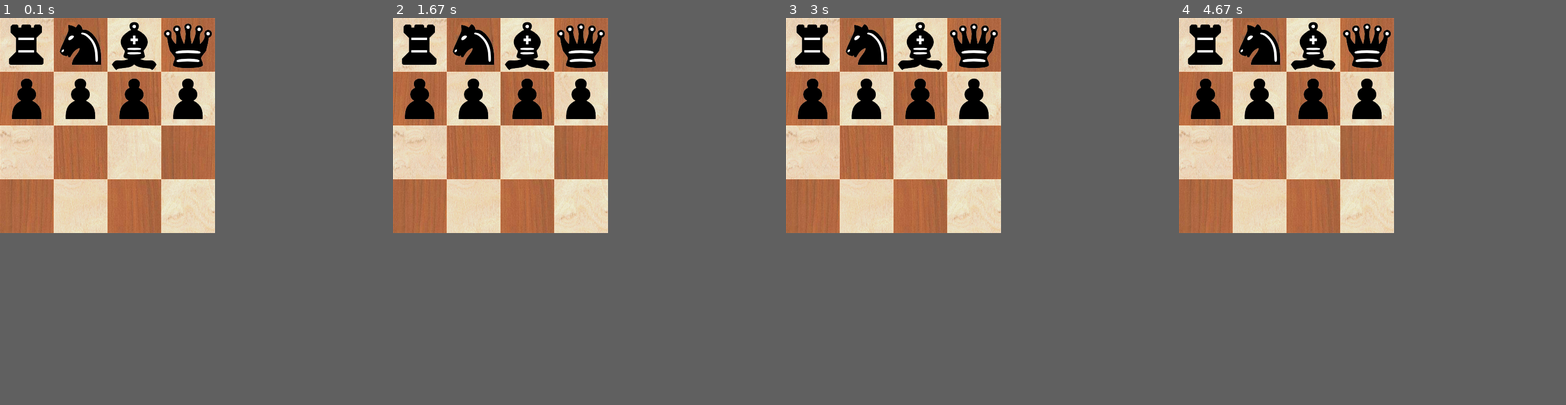
Above: before the commit, frames 1-4 (left to right).
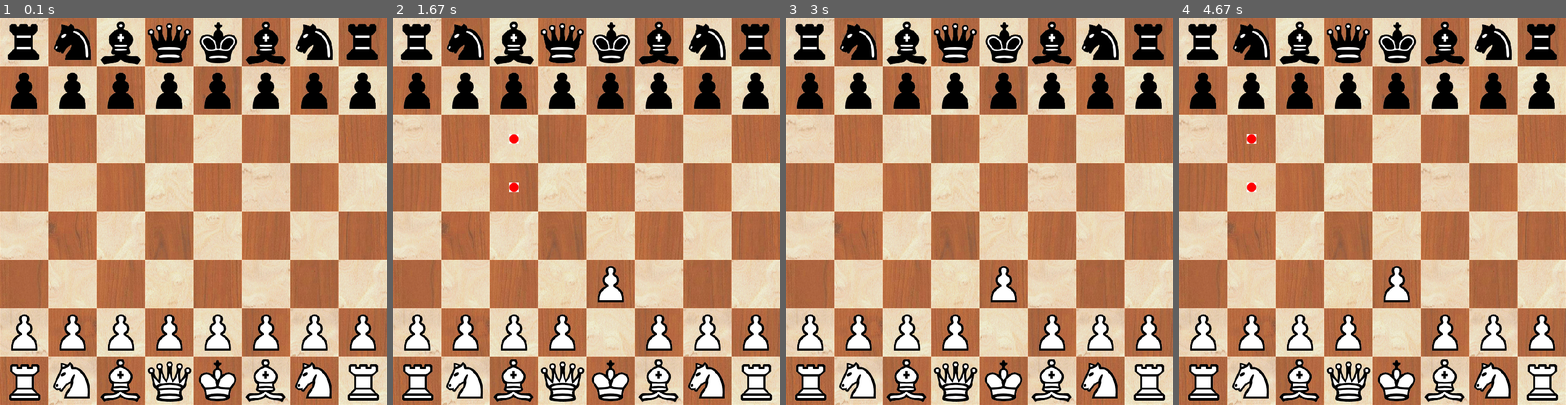
Above: after the commit, the same moments.

Repository: ravi-n4s/chess-pygame
Game: pygame game, started from main.py
Two runs of this game, one before a commit and one after it. Both use one fixed random seed, a clock stepped at 60 frames per second and the inputs below.
Inputs (mouse positions are in pixels of both pictures, inside the frame that each line leads up to):
- Up to frame 1 (0.1 s): no input
- Up to frame 2 (1.67 s): press the mouse at (706, 41) at 0.37 s; move the mouse to (652, 184) at 0.47 s; release the mouse at (598, 327) at 0.6 s; press the mouse at (466, 41) at 0.7 s; move the mouse to (540, 168) at 0.8 s; release the mouse at (617, 292) at 0.93 s; click (524, 64) at 1.05 s; click (524, 83) at 1.38 s
- Up to frame 3 (3 s): click (1080, 64) at 1.72 s; press the mouse at (1080, 64) at 2.03 s; move the mouse to (971, 72) at 2.13 s; release the mouse at (863, 83) at 2.27 s; press the mouse at (809, 41) at 2.37 s; move the mouse to (948, 196) at 2.47 s; release the mouse at (1087, 350) at 2.6 s; click (809, 41) at 2.72 s
- Up to frame 4 (4.67 s): press the mouse at (1202, 41) at 3.03 s; move the mouse to (1306, 72) at 3.13 s; release the mouse at (1407, 103) at 3.27 s; press the mouse at (1202, 41) at 3.37 s; move the mouse to (1237, 145) at 3.47 s; release the mouse at (1271, 250) at 3.6 s; click (1248, 79) at 3.72 s; press the mouse at (1202, 41) at 4.03 s; move the mouse to (1256, 188) at 4.13 s; release the mouse at (1306, 335) at 4.27 s; press the mouse at (1202, 41) at 4.37 s; move the mouse to (1225, 72) at 4.47 s; release the mouse at (1252, 103) at 4.6 s
The window is 400x400 before the commit and 720x720 after it. Grey fills any space a smaller window leaves; there, only what the larger window draws over its background counts as a difference.

The runs differ from the first frame. In frame 1, 79% of the frame differs, in the area x 0-100%, y 0-100%; in frame 2, 80%; in frame 3, 79%; in frame 4, 80%.

Commit message:
soldier, killing  ,game end features working

Diff:
--- a/Camel.py
+++ b/Camel.py
@@ -1,14 +1,25 @@
 import pygame
 
+
 class Camel(pygame.sprite.Sprite):
-    def __init__(self, color, init_pos=None):
+    def __init__(self, color, size, init_pos=None):
         super(Camel, self).__init__()
         self.color = color
-        self.surf = pygame.Surface((100,100), pygame.SRCALPHA)
-        self.surf.blit(pygame.image.load(f"assets/{self.color}_camel.png"),(0,0))
+        self.size = size
+        self.surf = pygame.Surface((size, size), pygame.SRCALPHA)
+        img = pygame.image.load(f"assets/{self.color}_camel.png")
+        img = pygame.transform.scale(img, (size, size))
+        self.surf.blit(img, (0, 0))
         self.rect = self.surf.get_rect()
         if (init_pos is not None):
             self.rect.x, self.rect.y = init_pos
 
+    def get_pos(self):
+        return (self.rect.y//self.size, self.rect.x//self.size)
+
     def move_to(self, pos):
-        self.rect.x, self.rect.y = pos
+        self.rect.x, self.rect.y = pos[1]*self.size, pos[0]*self.size
+
+    def get_possible_moves(self, board):
+        x, y = self.get_pos()
+        return []
--- a/Elephant.py
+++ b/Elephant.py
@@ -1,14 +1,25 @@
 import pygame
 
+
 class Elephant(pygame.sprite.Sprite):
-    def __init__(self, color,init_pos=None):
+    def __init__(self, color, size, init_pos=None):
         super(Elephant, self).__init__()
         self.color = color
-        self.surf = pygame.Surface((100,100), pygame.SRCALPHA)
-        self.surf.blit(pygame.image.load(f"assets/{self.color}_elephant.png"),(0,0))
+        self.size = size
+        self.surf = pygame.Surface((size, size), pygame.SRCALPHA)
+        img = pygame.image.load(f"assets/{self.color}_elephant.png")
+        img = pygame.transform.scale(img, (size, size))
+        self.surf.blit(img, (0, 0))
         self.rect = self.surf.get_rect()
         if (init_pos is not None):
             self.rect.x, self.rect.y = init_pos
 
+    def get_pos(self):
+        return (self.rect.y//self.size, self.rect.x//self.size)
+
     def move_to(self, pos):
-        self.rect.x, self.rect.y = pos
+        self.rect.x, self.rect.y = pos[1]*self.size, pos[0]*self.size
+
+    def get_possible_moves(self, board):
+        x, y = self.get_pos()
+        return []
--- a/Horse.py
+++ b/Horse.py
@@ -1,14 +1,25 @@
 import pygame
 
+
 class Horse(pygame.sprite.Sprite):
-    def __init__(self, color, init_pos=None):
+    def __init__(self, color, size, init_pos=None):
         super(Horse, self).__init__()
         self.color = color
-        self.surf = pygame.Surface((100,100), pygame.SRCALPHA)
-        self.surf.blit(pygame.image.load(f"assets/{self.color}_horse.png"),(0,0))
+        self.size = size
+        self.surf = pygame.Surface((size, size), pygame.SRCALPHA)
+        img = pygame.image.load(f"assets/{self.color}_horse.png")
+        img = pygame.transform.scale(img, (size, size))
+        self.surf.blit(img, (0, 0))
         self.rect = self.surf.get_rect()
         if (init_pos is not None):
             self.rect.x, self.rect.y = init_pos
 
+    def get_pos(self):
+        return (self.rect.y//self.size, self.rect.x//self.size)
+
     def move_to(self, pos):
-        self.rect.x, self.rect.y = pos
+        self.rect.x, self.rect.y = pos[1]*self.size, pos[0]*self.size
+
+    def get_possible_moves(self, board):
+        x, y = self.get_pos()
+        return []
--- a/King.py
+++ b/King.py
@@ -1,13 +1,25 @@
 import pygame
 
+
 class King(pygame.sprite.Sprite):
-    def __init__(self, color):
+    def __init__(self, color, size):
         super(King, self).__init__()
         self.color = color
-        self.surf = pygame.Surface((100,100), pygame.SRCALPHA)
-        self.surf.blit(pygame.image.load(f"assets/{self.color}_king.png"),(0,0))
+        self.size = size
+        self.surf = pygame.Surface((size, size), pygame.SRCALPHA)
+        img = pygame.image.load(f"assets/{self.color}_king.png")
+        img = pygame.transform.scale(img, (size, size))
+        self.surf.blit(img, (0, 0))
         self.rect = self.surf.get_rect()
-        self.rect.x, self.rect.y = ((400,700) if self.color == "white" else (400,0)) #inital position
+        self.rect.x, self.rect.y = (
+            (4*size, 7*size) if self.color == "white" else (4*size, 0))  # inital position
+
+    def get_pos(self):
+        return (self.rect.y//self.size, self.rect.x//self.size)
 
     def move_to(self, pos):
-        self.rect.x, self.rect.y = pos
+        self.rect.x, self.rect.y = pos[1]*self.size, pos[0]*self.size
+
+    def get_possible_moves(self, board):
+        x, y = self.get_pos()
+        return []
--- /dev/null
+++ b/Move.py
@@ -0,0 +1,16 @@
+import pygame
+
+class Move(pygame.sprite.Sprite):
+    def __init__(self, size, init_pos=None):
+        super(Move, self).__init__()
+        self.size = size
+        self.surf = pygame.Surface((size,size), pygame.SRCALPHA)
+        img = pygame.image.load(f"assets/move.png")
+        img = pygame.transform.scale(img, (size, size))
+        self.surf.blit(img, (0, 0))
+        self.rect = self.surf.get_rect()
+        if (init_pos is not None):
+            self.rect.x, self.rect.y = init_pos
+
+    def get_pos(self):
+        return (self.rect.y//self.size, self.rect.x//self.size)
--- a/Queen.py
+++ b/Queen.py
@@ -1,13 +1,25 @@
 import pygame
 
+
 class Queen(pygame.sprite.Sprite):
-    def __init__(self, color):
+    def __init__(self, color, size):
         super(Queen, self).__init__()
         self.color = color
-        self.surf = pygame.Surface((100,100), pygame.SRCALPHA)
-        self.surf.blit(pygame.image.load(f"assets/{self.color}_queen.png"),(0,0))
+        self.size = size
+        self.surf = pygame.Surface((size, size), pygame.SRCALPHA)
+        img = pygame.image.load(f"assets/{self.color}_queen.png")
+        img = pygame.transform.scale(img, (size, size))
+        self.surf.blit(img, (0, 0))
         self.rect = self.surf.get_rect()
-        self.rect.x, self.rect.y = ((300,700) if self.color == "white" else (300,0)) #inital position
+        self.rect.x, self.rect.y = (
+            (3*size, 7*size) if self.color == "white" else (3*size, 0))  # inital position
+
+    def get_pos(self):
+        return (self.rect.y//self.size, self.rect.x//self.size)
 
     def move_to(self, pos):
-        self.rect.x, self.rect.y = pos
+        self.rect.x, self.rect.y = pos[1]*self.size, pos[0]*self.size
+
+    def get_possible_moves(self, board):
+        x, y = self.get_pos()
+        return []
--- a/Soldier.py
+++ b/Soldier.py
@@ -1,18 +1,46 @@
 import pygame
-import random
+from Elephant import Elephant
+
 
 class Soldier(pygame.sprite.Sprite):
-    def __init__(self, color, init_pos=None):
+    def __init__(self, color, size, init_pos=None):
         super(Soldier, self).__init__()
         self.color = color
-        self.surf = pygame.Surface((100,100), pygame.SRCALPHA)
-        self.surf.blit(pygame.image.load(f"assets/{self.color}_soldier.png"),(0,0))
+        self.size = size
+        self.surf = pygame.Surface((100, 100), pygame.SRCALPHA)
+        img = pygame.image.load(f"assets/{self.color}_soldier.png")
+        img = pygame.transform.scale(img, (size, size))
+        self.surf.blit(img, (0, 0))
         self.rect = self.surf.get_rect()
         if (init_pos is not None):
             self.rect.x, self.rect.y = init_pos
 
+    def get_pos(self):
+        return (self.rect.y//self.size, self.rect.x//self.size)
+
     def move_to(self, pos):
-        self.rect.x, self.rect.y = pos
+        self.rect.x, self.rect.y = pos[1]*self.size, pos[0]*self.size
 
-    def get_possible_moves(self):
-        return [( random.randrange(2,5), random.randrange(0,7) )]
+    def get_possible_moves(self, board):
+        x, y = self.get_pos()
+        moves = []
+        if self.color == "black":
+            if board[x+1][y] == 0:
+                moves.append((x+1, y))
+                if x == 1 and board[3][y] == 0:
+                    moves.append((3, y))
+            if y != 0 and board[x+1][y-1] != 0 and (board[x+1][y-1]).color != self.color:
+                moves.append((x+1, y-1))
+            if y != 7 and board[x+1][y+1] != 0 and (board[x+1][y+1]).color != self.color:
+                moves.append((x+1, y+1))
+        else:
+            if board[x-1][y] == 0:
+                moves.append((x-1, y))
+                if x == 6 and board[4][y] == 0:
+                    moves.append((4, y))
+            if y != 0 and board[x-1][y-1] != 0 and (board[x-1][y-1]).color != self.color:
+                moves.append((x-1, y-1))
+            if y != 7 and board[x-1][y+1] != 0 and (board[x-1][y+1]).color != self.color:
+                moves.append((x-1, y+1))
+        print(moves)
+        return moves
--- a/main.py
+++ b/main.py
@@ -6,27 +6,38 @@
 from Camel import Camel
 from Horse import Horse
 from Soldier import Soldier
+from Move import Move
 
 pygame.init()
+SCREEN_SIZE = 720
+ICON_SIZE = SCREEN_SIZE//8
 
-screen = pygame.display.set_mode([400,400])
+screen = pygame.display.set_mode([SCREEN_SIZE, SCREEN_SIZE])
 running = True
-bg_img = pygame.image.load("assets/board.png")
-move_indicator = pygame.image.load("assets/move.png")
+bg_img = pygame.transform.scale(pygame.image.load(
+    "assets/board.png"), (SCREEN_SIZE, SCREEN_SIZE))
+move_indicator = pygame.transform.scale(
+    pygame.image.load("assets/move.png"), (ICON_SIZE, ICON_SIZE))
 
 Board = [
-    [Elephant("black",(0,0)), Horse("black",(100,0)), Camel("black",(200,0)),Queen("black"), King("black"), Camel("black",(500,0)), Horse("black",(600,0)), Elephant("black",(700,0))],
-    [Soldier("black", (0,100)), Soldier("black", (100,100)), Soldier("black", (200,100)), Soldier("black", (300,100)), Soldier("black", (400,100)), Soldier("black", (500,100)), Soldier("black", (600,100)), Soldier("black", (700,100))],
-    [0,0,0,0,0,0,0,0],
-    [0,0,0,0,0,0,0,0],
-    [0,0,0,0,0,0,0,0],
-    [0,0,0,0,0,0,0,0],
-    [Soldier("white", (0,600)), Soldier("white", (100,600)), Soldier("white", (200,600)), Soldier("white", (300,600)), Soldier("white", (400,600)), Soldier("white", (500,600)), Soldier("white", (600,600)), Soldier("white", (700,600))],
-    [Elephant("white",(0,700)), Horse("white",(100,700)), Camel("white",(200,700)),Queen("white"), King("white"), Camel("white",(500,700)), Horse("white",(600,700)), Elephant("white",(700,700))]
+    [Elephant("black", ICON_SIZE, (0, 0)), Horse("black", ICON_SIZE, (ICON_SIZE, 0)), Camel("black", ICON_SIZE, (2*ICON_SIZE, 0)), Queen("black", ICON_SIZE),
+     King("black", ICON_SIZE), Camel("black", ICON_SIZE, (5*ICON_SIZE, 0)), Horse("black", ICON_SIZE, (6*ICON_SIZE, 0)), Elephant("black", ICON_SIZE, (7*ICON_SIZE, 0))],
+    [Soldier("black", ICON_SIZE, (0, ICON_SIZE)), Soldier("black", ICON_SIZE, (ICON_SIZE, ICON_SIZE)), Soldier("black", ICON_SIZE, (2*ICON_SIZE, ICON_SIZE)), Soldier("black", ICON_SIZE, (3*ICON_SIZE, ICON_SIZE)),
+     Soldier("black", ICON_SIZE, (4*ICON_SIZE, ICON_SIZE)), Soldier("black", ICON_SIZE, (5*ICON_SIZE, ICON_SIZE)), Soldier("black", ICON_SIZE, (6*ICON_SIZE, ICON_SIZE)), Soldier("black", ICON_SIZE, (7*ICON_SIZE, ICON_SIZE))],
+    [0, 0, 0, 0, 0, 0, 0, 0],
+    [0, 0, 0, 0, 0, 0, 0, 0],
+    [0, 0, 0, 0, 0, 0, 0, 0],
+    [0, 0, 0, 0, 0, 0, 0, 0],
+    [Soldier("white", ICON_SIZE, (0, 6*ICON_SIZE)), Soldier("white", ICON_SIZE, (ICON_SIZE, 6*ICON_SIZE)), Soldier("white", ICON_SIZE, (2*ICON_SIZE, 6*ICON_SIZE)), Soldier("white", ICON_SIZE, (3*ICON_SIZE, 6*ICON_SIZE)),
+     Soldier("white", ICON_SIZE, (4*ICON_SIZE, 6*ICON_SIZE)), Soldier("white", ICON_SIZE, (5*ICON_SIZE, 6*ICON_SIZE)), Soldier("white", ICON_SIZE, (6*ICON_SIZE, 6*ICON_SIZE)), Soldier("white", ICON_SIZE, (7*ICON_SIZE, 6*ICON_SIZE))],
+    [Elephant("white", ICON_SIZE, (0, 7*ICON_SIZE)), Horse("white", ICON_SIZE, (ICON_SIZE, 7*ICON_SIZE)), Camel("white", ICON_SIZE, (2*ICON_SIZE, 7*ICON_SIZE)), Queen("white", ICON_SIZE),
+     King("white", ICON_SIZE), Camel("white", ICON_SIZE, (5*ICON_SIZE, 7*ICON_SIZE)), Horse("white", ICON_SIZE, (6*ICON_SIZE, 7*ICON_SIZE)), Elephant("white", ICON_SIZE, (7*ICON_SIZE, 7*ICON_SIZE))]
 ]
 
 mouse_click = (-1,-1)
+possible_moves = []
 next_move = "white"
+clicked_coin = (-1,-1)
 
 while running:
     for event in pygame.event.get():
@@ -37,22 +48,40 @@
                 running = False
         if event.type == pygame.MOUSEBUTTONUP:
             mouse_click = pygame.mouse.get_pos()
-            print(mouse_click)
-    screen.blit(bg_img, (0,0)) #background image
+    screen.blit(bg_img, (0, 0))  # background image
 
-    for row,values in enumerate(Board):
-        for col,piece in enumerate(values):
+    for row, values in enumerate(Board):
+        for col, piece in enumerate(values):
             if piece == 0:
                 continue
-            if piece == -1:
-                screen.blit(move_indicator, (row*100,col*100))
-                continue
             screen.blit(piece.surf, piece.rect)
-            if mouse_click[0] != -1 and piece.rect.collidepoint(mouse_click) and piece.color == next_move:
-                for x,y in piece.get_possible_moves():
-                    Board[x][y] = -1
+            if mouse_click[0] != -1 and piece.rect.collidepoint(mouse_click) and piece.color == next_move: #if clicked on sprite
+                possible_moves = [] #clear possible moves
+                clicked_coin = piece.get_pos()
+                for row, col in piece.get_possible_moves(Board):
+                    possible_moves.append(Move(ICON_SIZE, (col*ICON_SIZE, row*ICON_SIZE)))  #append move sprite to all possible moves
                 mouse_click = (-1,-1)
+            elif mouse_click[0] != -1: #if not clicked on sprite
+                for move in possible_moves:
+                    if move.rect.collidepoint(mouse_click): #if clicked on possible move
+                        x,y = move.get_pos()
+                        if type(Board[x][y]) is King:
+                            print(f"{next_move} wins the game")
+                            running = False
+                        print(f"{clicked_coin} ---moved to ------{(x,y)}")
 
+                        Board[clicked_coin[0]][clicked_coin[1]].move_to((x,y))
+                        Board[x][y] = Board[clicked_coin[0]][clicked_coin[1]]
+                        Board[clicked_coin[0]][clicked_coin[1]] = 0
+
+                        next_move = "white" if next_move == "black" else "black"
+                        mouse_click = (-1,-1)
+                #if clicked anywhere else
+                possible_moves = []
+                clicked_coin = None
+
+    for move in possible_moves:
+        screen.blit(move.surf, move.rect)
     pygame.display.flip()
 
 pygame.quit()
Binary file removed: assets/chess_init.jpg
Binary file changed: assets/move.png
